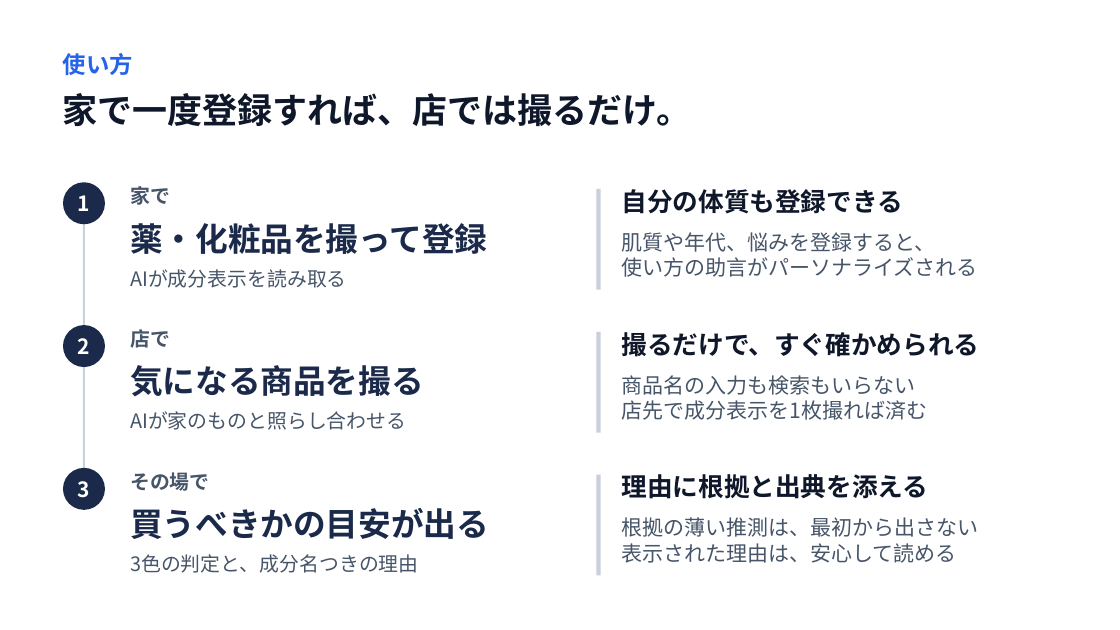
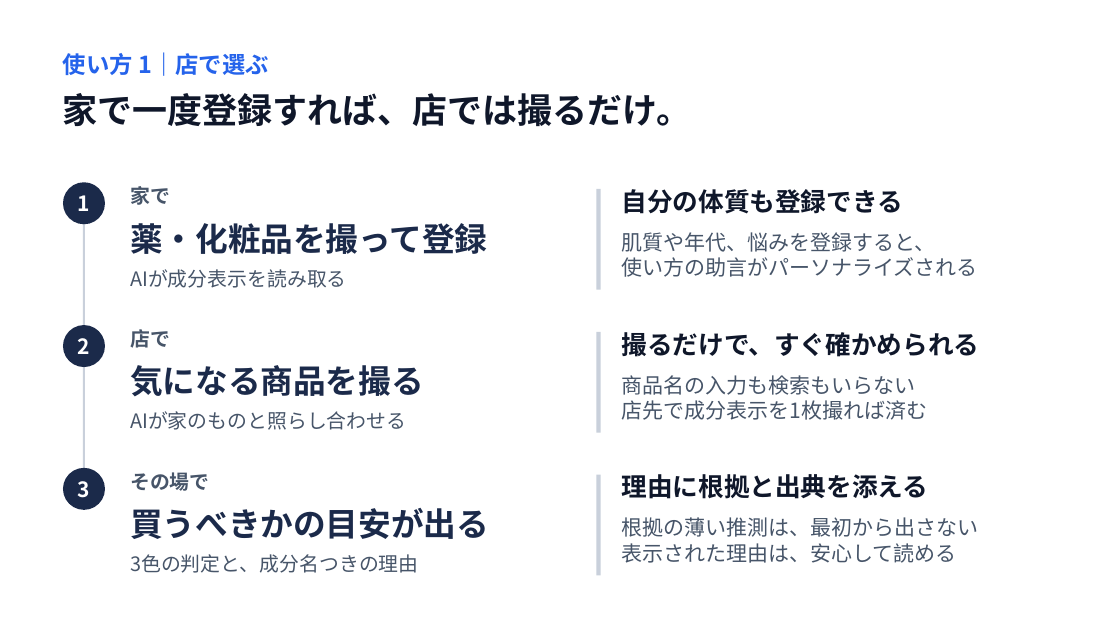
Before and after one commit to John-Frusciante/overlai, a slide deck: slide 8 of docs/ピッチ/Overlai_本選ピッチ.pptx. Drawn at 1120x630 pixels with LibreOffice and Linux fonts; fonts in the diff are those of the drawing. Boxes give left, top, right and bottom in pixels: in the first picture for what was removed or moved away, otherwise in the second. Text is boxed around its words. In the diff, an @@ line names an element or a change of style, - is before the commit and + after.

```diff
--- a/docs/ピッチ/Overlai_本選ピッチ.pptx
+++ b/docs/ピッチ/Overlai_本選ピッチ.pptx
@@ text at (x1=63, y1=52, x2=269, y2=76): text changed @@
-使い方
+使い方 1｜店で選ぶ
```
Also in this commit, not shown: 1 slide added, 3 other files.
